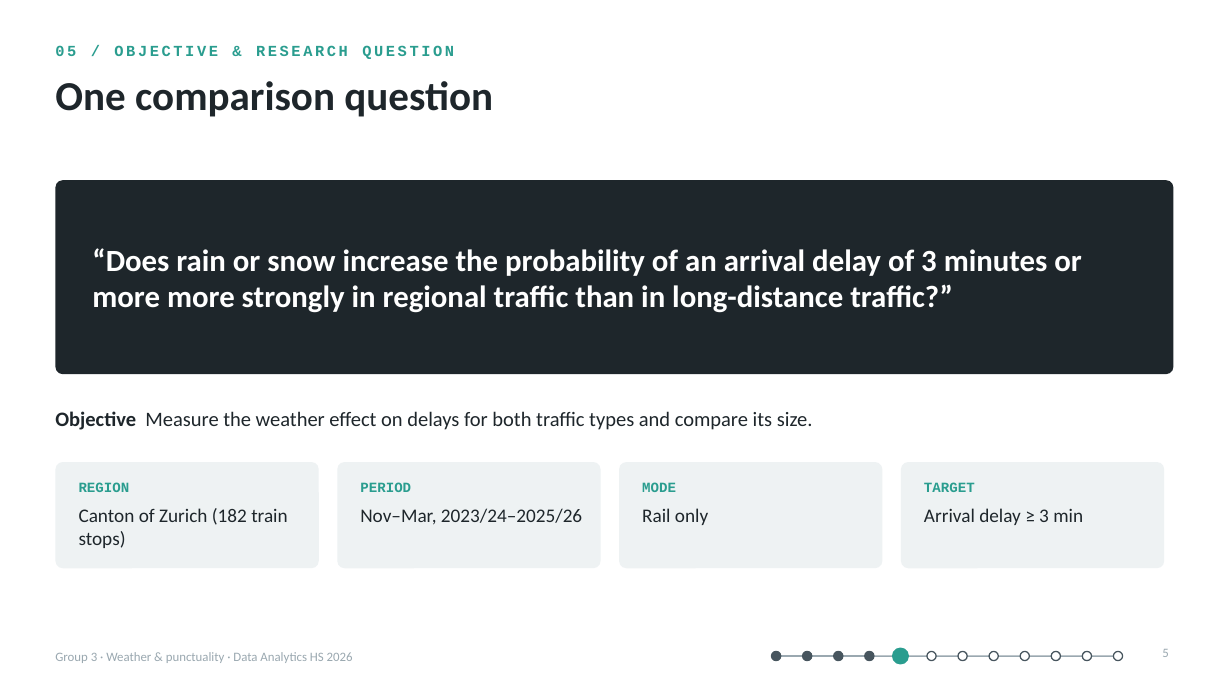
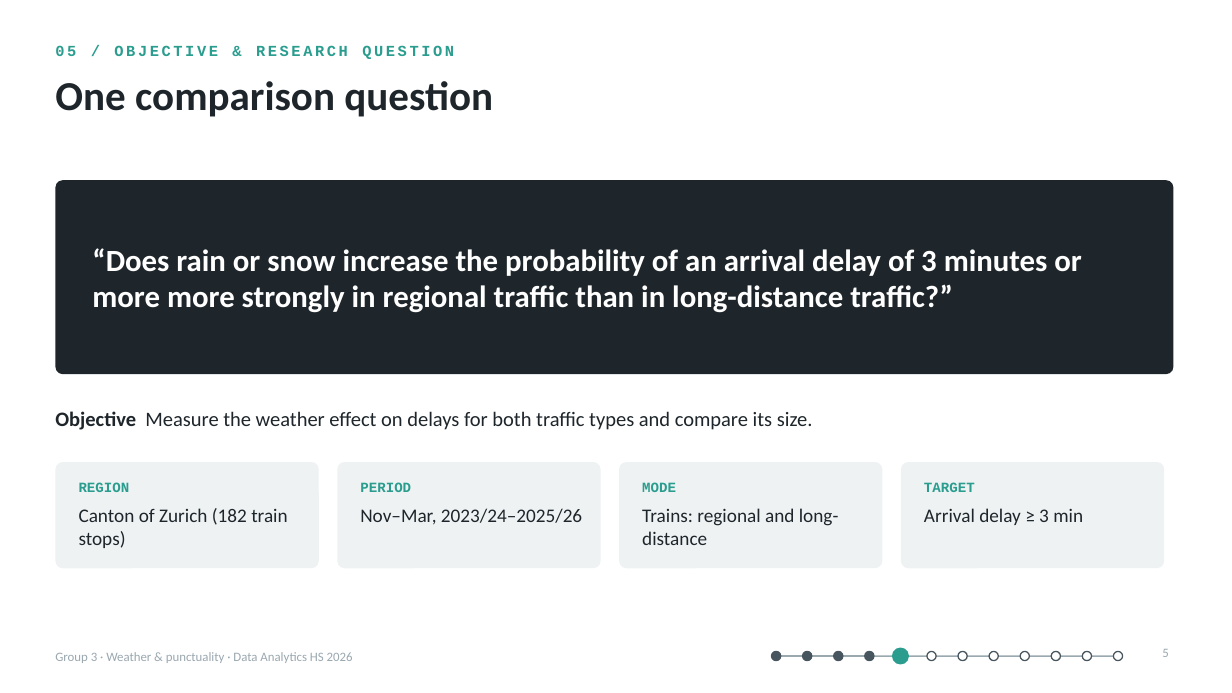
Before and after one commit to rexheeri/da-projekt-hs26, a slide deck: slide 5 of presentation/concept_presentation_group_03.pptx. Drawn at 1232x693 pixels with LibreOffice and Linux fonts; fonts in the diff are those of the drawing. Boxes give left, top, right and bottom in pixels: in the first picture for what was removed or moved away, otherwise in the second. Text is boxed around its words. In the diff, an @@ line names an element or a change of style, - is before the commit and + after.

```diff
--- a/presentation/concept_presentation_group_03.pptx
+++ b/presentation/concept_presentation_group_03.pptx
@@ text at [642,508,839,545]: text changed @@
-Rail only
+Trains: regional and long-distance
```
Also in this commit, not shown: 3 other slides changed, 1 other file.
